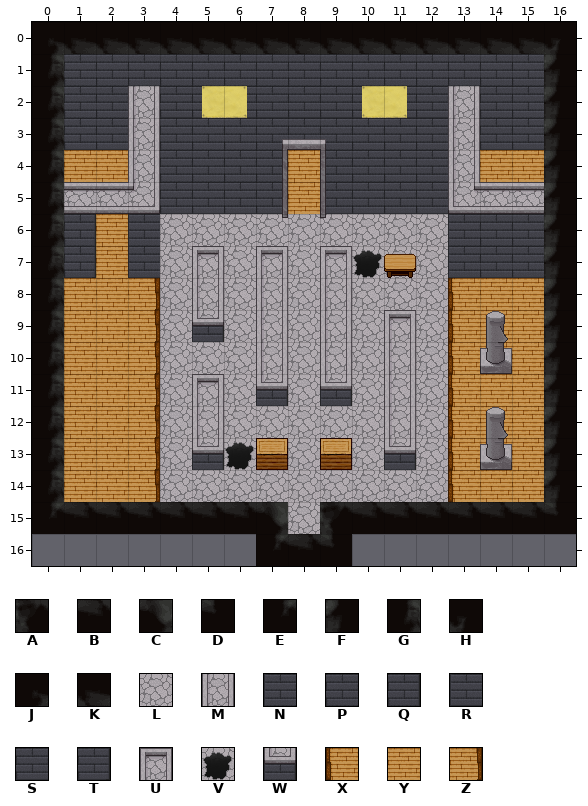
Tiled map: res/maps/havenBossRoom.tmx. Above is the file before it was changed.
Cells are 32x32 px. Shown: x 0..16, y 0..16. Tiles whose own drawing changed are shown in their newer look in all pictures.
Key: from "blockboundCeiling": A 2, B 3, C 4, D 5, E 6, F 7, G 9, H 10, J 11, K 13; from "blockboundStoneFloor": L 11, M 15, N 30, P 31, Q 32, R 40, S 41, T 42, U 56, V 84, W 89; from "blockboundWoodFloor": X 10, Y 11, Z 12.
_ is an empty cell, # one hidden under a higher layer.
Layers that did not change in this view are not listed.
Layer "Lower 1" before, first column x 0:
 0 JKKKKKKKKKKKKKKKH
 1 GPPPPPPPPPPPPPPPF
 2 G###SSSSSSSSS###F
 3 G__#PPPPPPPPP#__F
 4 G###PPPPYPPPP###F
 5 G###SSSSYSSSS###F
 6 G###LLLLLLLLL###F
 7 G###L#L#L#VLL###F
 8 G###L#L#L#LLL###F
 9 G###LWL#L#L#L###F
10 G###LLL#L#L#L###F
11 G###L#LWLWL#L###F
12 G###L#LLLLL#L###F
13 G###LWV#L#LWL###F
14 G###LLLLLLLLL###F
15 EBBBBBBCLABBBBBBD
16 _______EBD_______
Layer "Lower 2" before, first column x 0:
 0 _________________
 1 _________________
 2 _PP___________PP_
 3 _SS___________SS_
 4 _YY___________YY_
 5 _###_________###_
 6 _QYN_________NPP_
 7 _TYR_U_U_U___RSS_
 8 _YYZ_M_M_M___XYY_
 9 _YYZ___M_M_U_XYY_
10 _YYZ___M_M_M_XYY_
11 _YYZ_U_____M_XYY_
12 _YYZ_M_____M_XYY_
13 _YYZ_________XYY_
14 _YYZ_________XYY_
15 _________________
16 _________________
New version:
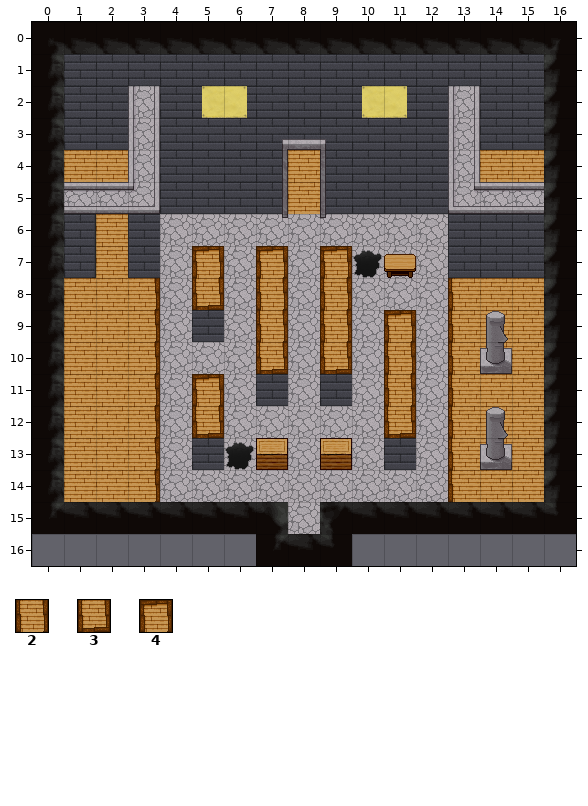
Further tiles: from "blockboundWoodFloor": 2 13, 3 47, 4 56.
What changed:
Layer "Lower 1":
The edit turns tile W into tile S in row 9 at x 5; in row 11 at x 7 and 9; in row 13 at x 5 and 11.
Layer "Lower 2":
The edit turns tile M into tile 2 in rows 8 to 9 at x 7 and 9; in rows 10 to 11 at x 11.
The edit turns tile M into tile 3 in row 8 at x 5; in row 10 at x 7 and 9; in row 12 at x 5 and 11.
The edit turns tile U into tile 4 in row 7 at x 5, 7 and 9; in row 9 at x 11; in row 11 at x 5.
Boxes around the changes in both pictures, in picture pixels (x1, y1, x2, y2):
changed: (192, 246, 224, 342)
changed: (256, 246, 288, 406)
changed: (320, 246, 352, 406)
changed: (384, 310, 416, 470)
changed: (192, 374, 224, 470)
